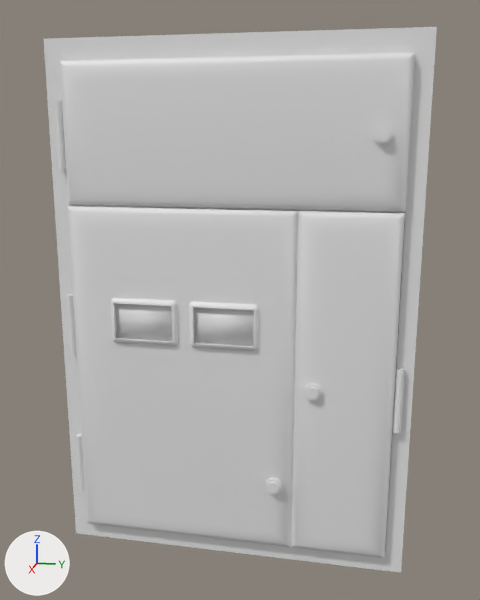
A saved change to the Blender file Models/e-panel.blend.
The view is the same before and after, from a 50 mm lens placed at (8.56, 1.9, 2.7), pointed at (-0.63, 0.06, 0.41). Arrows for +X, +Y and +Z are at lower left; the lights stay in place.

Names of what the first picture shows: 'base', 'left_door_window1', 'left_door_window2', 'right_door'.
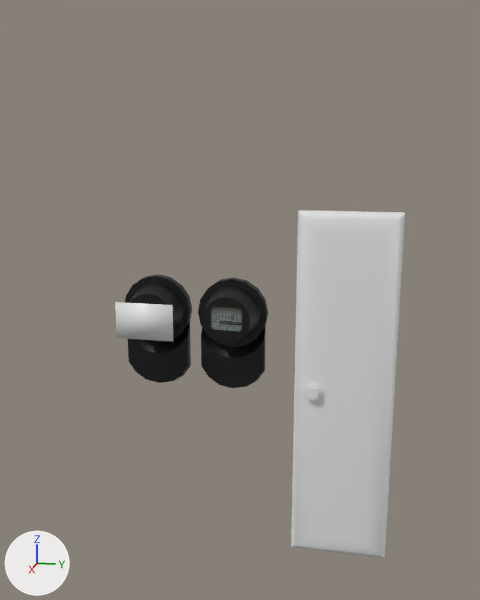
Diff of the bpy script that builds the scene:
```diff
--- a/Models/e-panel.blend.py
+++ b/Models/e-panel.blend.py
@@ ob_base @@
 ob_base.location = (0.08, 1.97, 2.72)
+ob_base.hide_render = True
@@ ob_left_door_window2 @@
 ob_left_door_window2.location = (0.14, -0.01, 0.22)
+ob_left_door_window2.hide_render = True
```

Location of each change, [x1, y1, x2, y2] in pixels of the pictures (480 x 600 px):
'base', hidden
    before: [44, 27, 437, 573]
'left_door_window2', hidden
    before: [194, 307, 254, 346]
'counter2', unchanged, uncovered by the edit
    after: [198, 278, 268, 388]
'counter', unchanged, uncovered by the edit
    after: [125, 274, 192, 383]
